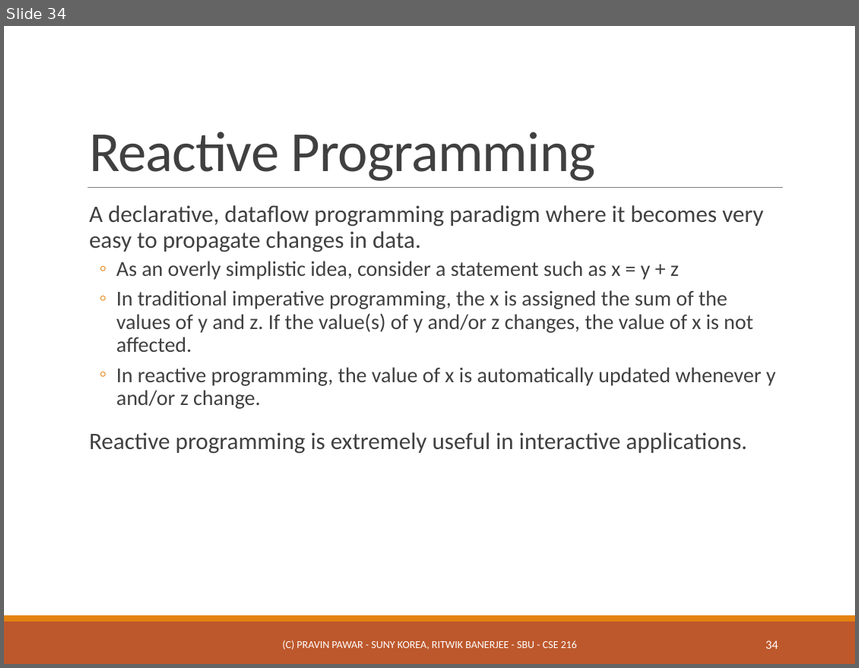
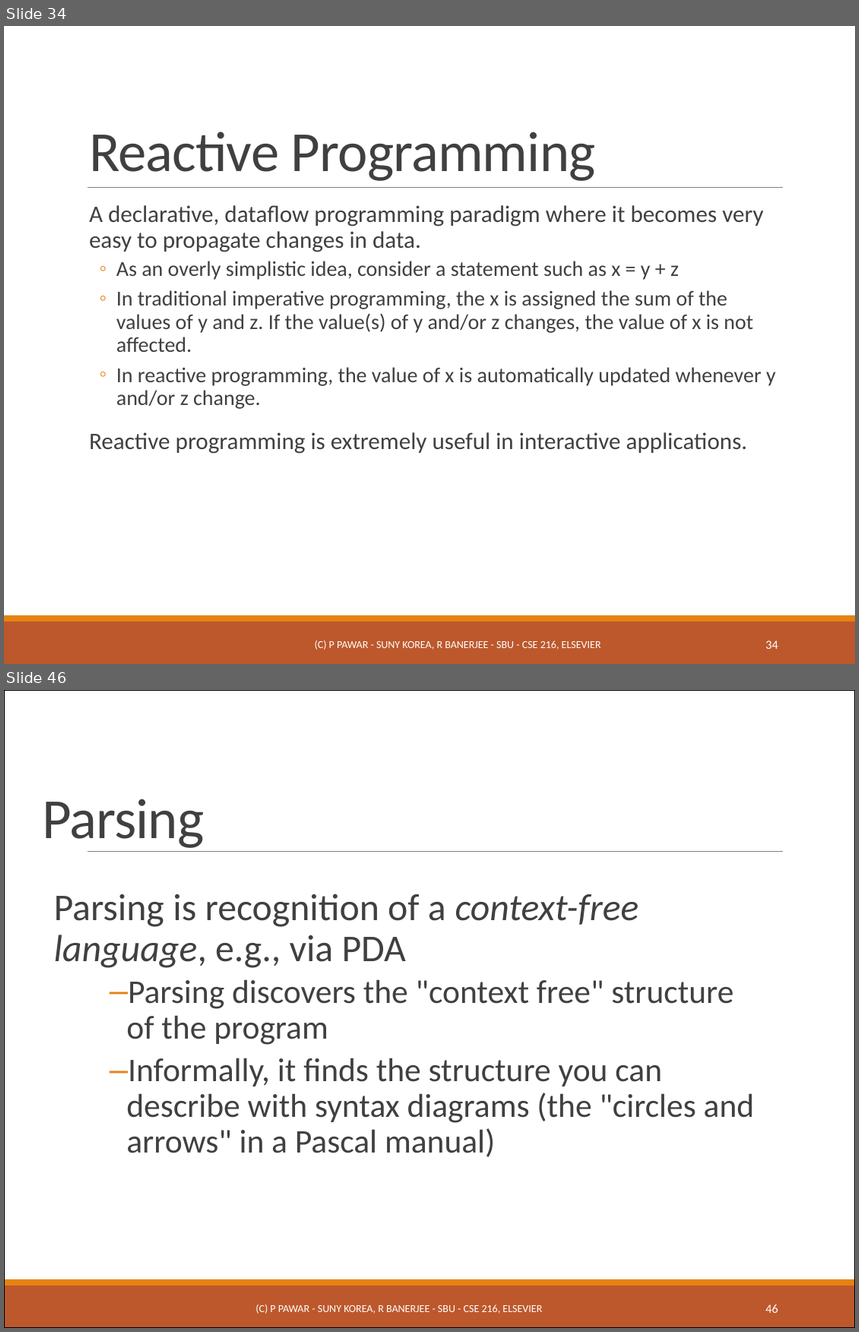
Before and after one commit to ppawar/ppawar.github.io, a slide deck: CSE216-S19/slides/PPT/CSE216_Lec1.pptx. Shown one above the other, each under a label of ours: slide 34 before the commit, slides 34 and 46 after it; the slides between them are not shown. The pictures are 859x668 and 859x1332 pixels, drawn with LibreOffice and Linux fonts; fonts in the diff are those of the drawing. Boxes give left, top, right and bottom in pixels: in the first picture for what was removed or moved away, otherwise in the second. Text is boxed around its words. In the diff, an @@ line names an element or a change of style, - is before the commit and + after.

```diff
--- a/CSE216-S19/slides/PPT/CSE216_Lec1.pptx
+++ b/CSE216-S19/slides/PPT/CSE216_Lec1.pptx
@@ slide 46 added at (4, 690, 855, 1328), background #FFFFFF; not listed: 3 template elements that a slide beside it also shows @@
@@ rectangle added at (4, 690, 855, 1328), outline #000000 0.75 pt @@
@@ title added at (42, 799, 204, 848), 48 pt, text #404040 @@
+Parsing
@@ text added at (54, 894, 755, 1157), 28 pt, text #404040 @@
+Parsing is recognition of a context-free language, e.g., via PDA
+  – Parsing discovers the "context free" structure of the program
+  – Informally, it finds the structure you can describe with syntax diagrams (the "circles and arrows" in a Pascal manual)
@@ text added at (256, 1305, 542, 1314), 9 pt, text #FFFFFF @@
+(C) P PAWAR - SUNY KOREA, R BANERJEE - SBU - CSE 216, ELSEVIER
@@ page number added at (766, 1305, 778, 1313), 10.5 pt, text #FFFFFF @@
+46
@@ slide 34 changed as well @@
@@ text at (315, 641, 601, 650): text changed @@
-(C) PRAVIN PAWAR - SUNY KOREA, RITWIK BANERJEE - SBU - CSE 216
+(C) P PAWAR - SUNY KOREA, R BANERJEE - SBU - CSE 216, ELSEVIER
```
Also in this commit, not shown: 31 other slides changed, 19 other slides added.
